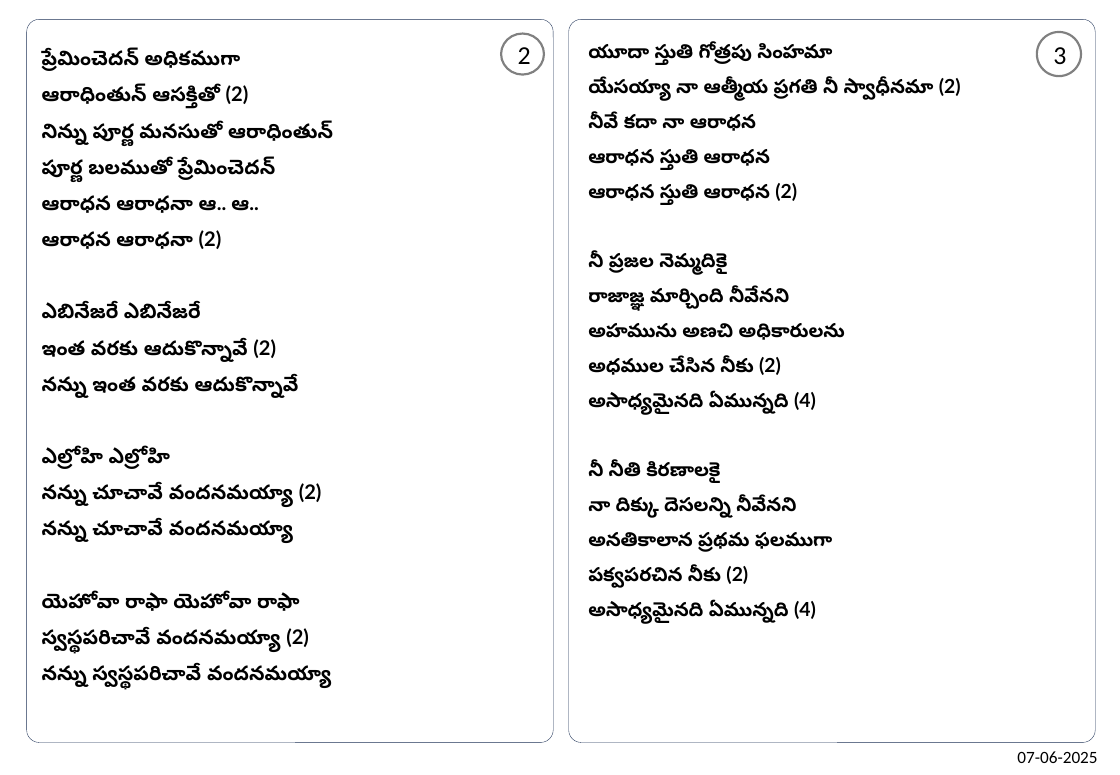
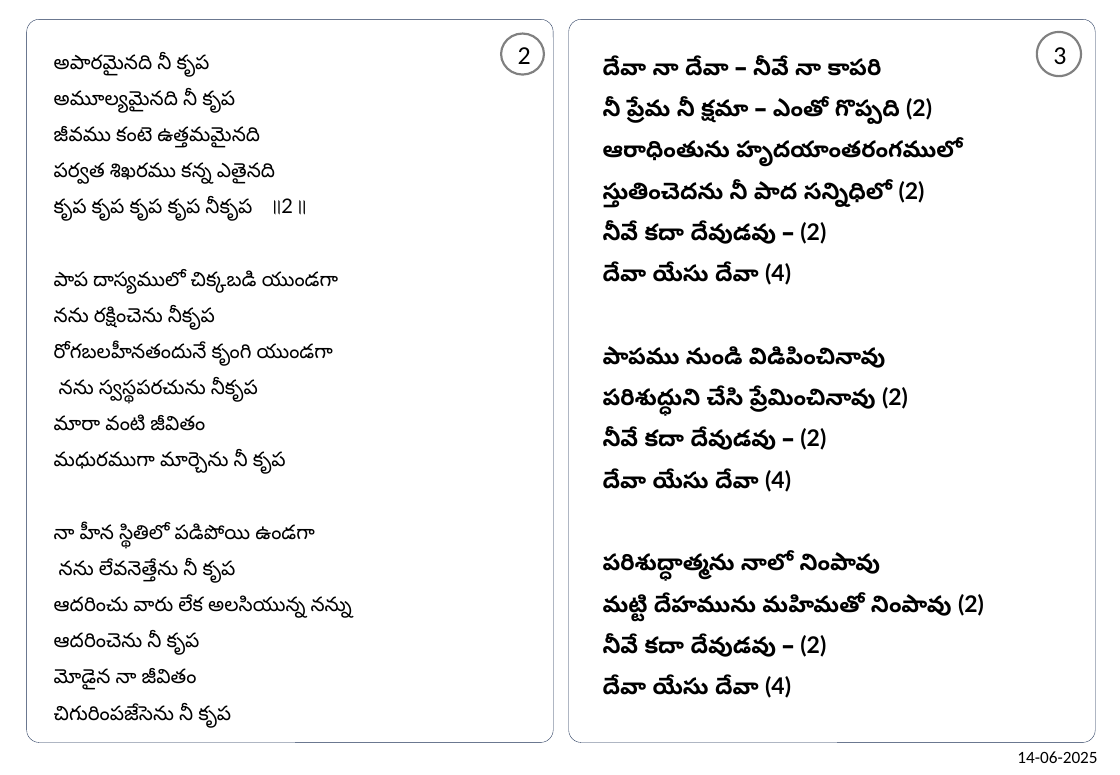
Before and after one commit to venu-webdev/songsDb, a slide deck: slide 2 of songsTemplate.pptx. Drawn at 1120x775 pixels with LibreOffice and Linux fonts; fonts in the diff are those of the drawing. Boxes give left, top, right and bottom in pixels: in the first picture for what was removed or moved away, otherwise in the second. Text is boxed around its words. In the diff, an @@ line names an element or a change of style, - is before the commit and + after.

```diff
--- a/songsTemplate.pptx
+++ b/songsTemplate.pptx
@@ text at bbox=[54, 54, 352, 728]: text changed; bold off @@
-ప్రేమించెదన్ అధికముగా
-ఆరాధింతున్ ఆసక్తితో (2)
-నిన్ను పూర్ణ మనసుతో ఆరాధింతున్
-పూర్ణ బలముతో ప్రేమించెదన్
-ఆరాధన ఆరాధనా ఆ.. ఆ..
-ఆరాధన ఆరాధనా (2)
-ఎబినేజరే ఎబినేజరే
-ఇంత వరకు ఆదుకొన్నావే (2)
-నన్ను ఇంత వరకు ఆదుకొన్నావే
-ఎల్రోహి ఎల్రోహి
-నన్ను చూచావే వందనమయ్యా (2)
-నన్ను చూచావే వందనమయ్యా
-యెహోవా రాఫా యెహోవా రాఫా
-స్వస్థపరిచావే వందనమయ్యా (2)
-నన్ను స్వస్థపరిచావే వందనమయ్యా
+అపారమైనది నీ కృప
+అమూల్యమైనది నీ కృప
+జీవము కంటె ఉత్తమమైనది
+పర్వత శిఖరము కన్న ఎతైనది
+కృప కృప కృప కృప నీకృప ॥2॥
+పాప దాస్యములో చిక్కబడి యుండగా
+నను రక్షించెను నీకృప
+రోగబలహీనతందునే కృంగి యుండగా
+నను స్వస్థపరచును నీకృప
+మారా వంటి జీవితం
+మధురముగా మార్చెను నీ కృప
+నా హీన స్థితిలో పడిపోయి ఉండగా
+నను లేవనెత్తేను నీ కృప
+ఆదరించు వారు లేక అలసియున్న నన్ను
+ఆదరించెను నీ కృప
+మోడైన నా జీవితం
+చిగురింపజేసెను నీ కృప
@@ text at bbox=[603, 58, 984, 698]: text changed; size 13.5 to 16 pt @@
-యూదా స్తుతి గోత్రపు సింహమా
-యేసయ్యా నా ఆత్మీయ ప్రగతి నీ స్వాధీనమా (2)
-నీవే కదా నా ఆరాధన
-ఆరాధన స్తుతి ఆరాధన
-ఆరాధన స్తుతి ఆరాధన (2)
-నీ ప్రజల నెమ్మదికై
-రాజాజ్ఞ మార్చింది నీవేనని
-అహమును అణచి అధికారులను
-అధముల చేసిన నీకు (2)
-అసాధ్యమైనది ఏమున్నది (4)
-నీ నీతి కిరణాలకై
-నా దిక్కు దెసలన్ని నీవేనని
-అనతికాలాన ప్రథమ ఫలముగా
-పక్వపరచిన నీకు (2)
-అసాధ్యమైనది ఏమున్నది (4)
+దేవా నా దేవా – నీవే నా కాపరి
+నీ ప్రేమ నీ క్షమా – ఎంతో గొప్పది (2)
+ఆరాధింతును హృదయాంతరంగములో
+స్తుతించెదను నీ పాద సన్నిధిలో (2)
+నీవే కదా దేవుడవు – (2)
+దేవా యేసు దేవా (4)
+పాపము నుండి విడిపించినావు
+పరిశుద్ధుని చేసి ప్రేమించినావు (2)
+నీవే కదా దేవుడవు – (2)
+దేవా యేసు దేవా (4)
+పరిశుద్ధాత్మను నాలో నింపావు
+మట్టి దేహమును మహిమతో నింపావు (2)
+నీవే కదా దేవుడవు – (2)
+దేవా యేసు దేవా (4)
@@ text at bbox=[1017, 751, 1097, 763]: text changed @@
-07-06-2025
+14-06-2025
```
Also in this commit, not shown: 1 other slide changed, 4 other files.
